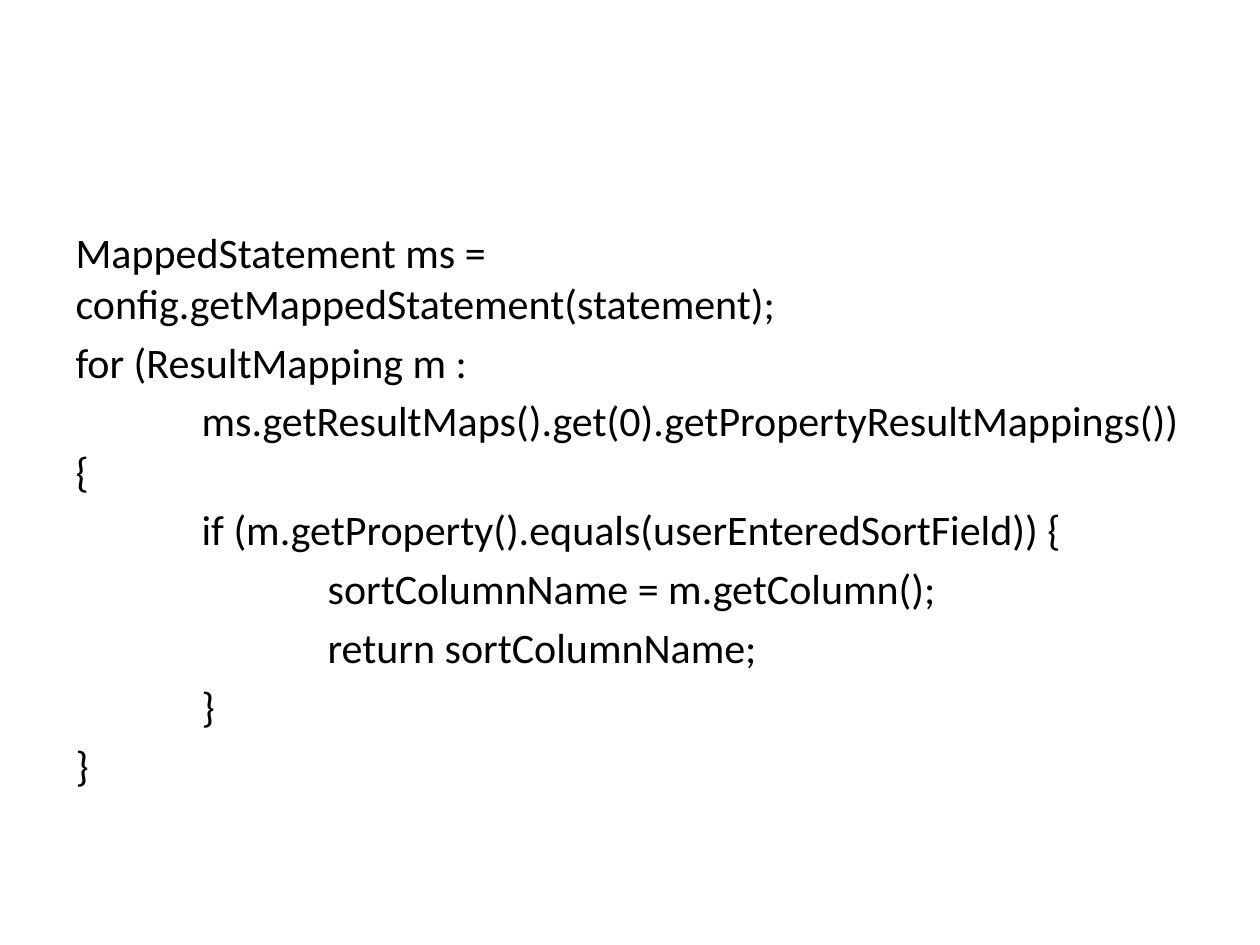
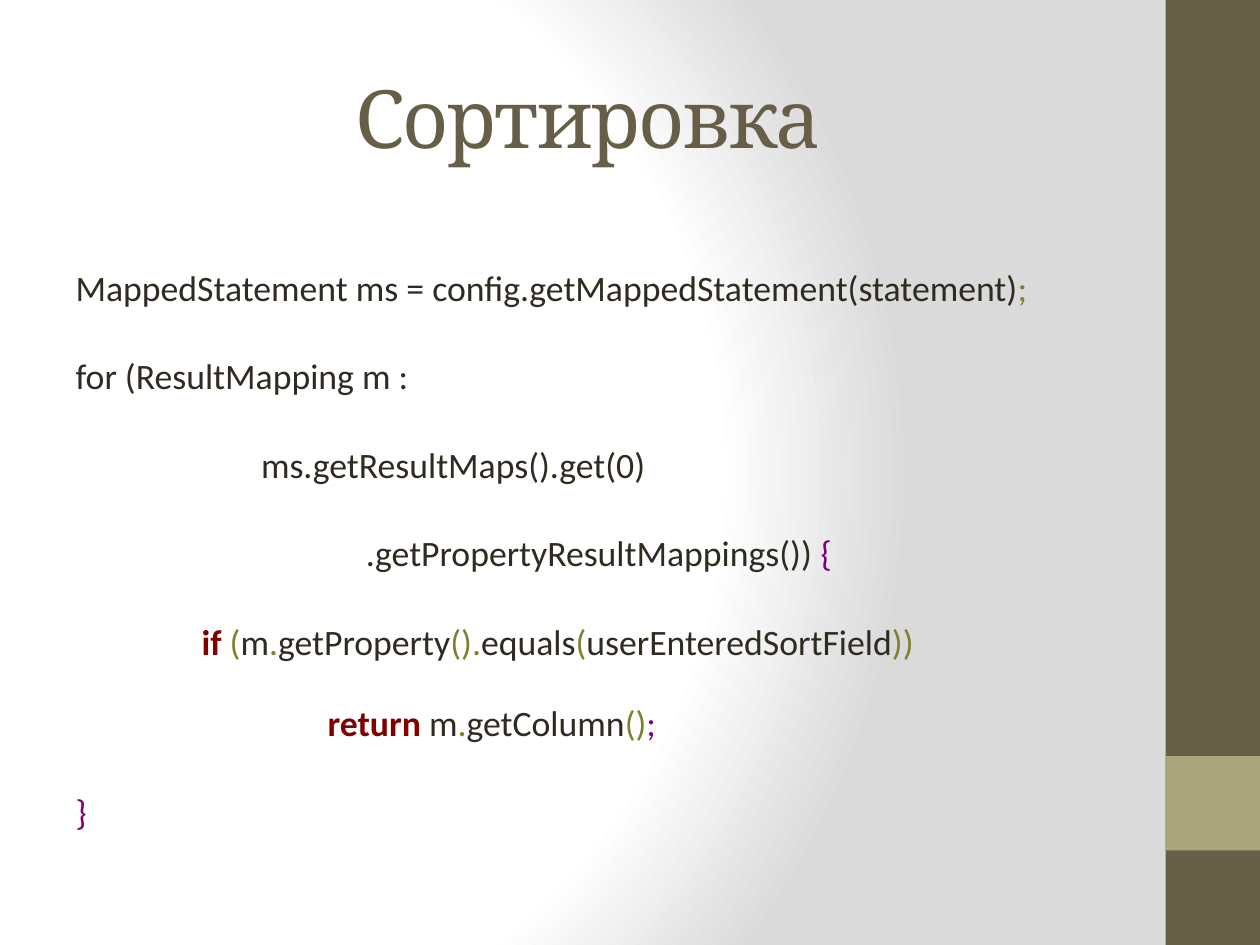
Before and after one commit to vitali-kviatkouski/personal, a slide deck: slide 22 of MyBatis.pptx (slide 21 before the commit). Drawn at 1260x945 pixels with LibreOffice and Linux fonts; fonts in the diff are those of the drawing. Boxes give left, top, right and bottom in pixels: in the first picture for what was removed or moved away, otherwise in the second. Text is boxed around its words. In the diff, an @@ line names an element or a change of style, - is before the commit and + after.

```diff
--- a/MyBatis.pptx
+++ b/MyBatis.pptx
@@ background #FFFFFF to gradient #FFFFFF to #DADADA @@
@@ rectangle added at [1166,0,1260,945], fill #675E47 @@
@@ title added at [355,89,821,168], 46 pt, text #675E47 @@
+Сортировка
@@ text at [76,275,1027,742]: paragraph removed @@
-}
@@ text at [76,275,1027,395]: size 24 to 20.4 pt in "MappedStatement ms = config.getMappedStatement(statement);", "for (ResultMapping m :", "}"; text colour #000000 to #2F2B20 in "MappedStatement ms = config.getMappedStatement(statement);", "for (ResultMapping m :"; text colour #000000 to #808030 in "config.getMappedStatement(statement);"; text colour #000000 to #800080 in "}"; line spacing 1 to 1.9 @@
@@ text at [202,452,914,742]: text changed; size 24 to 20.4 pt; text colour #000000 to #2F2B20 @@
-ms.getResultMaps().get(0).getPropertyResultMappings()) {
-if (m.getProperty().equals(userEnteredSortField)) {
-sortColumnName = m.getColumn();
-return sortColumnName;
+ms.getResultMaps().get(0)
+.getPropertyResultMappings()) {
+if (m.getProperty().equals(userEnteredSortField)) return m.getColumn();
@@ rectangle added at [1166,756,1260,850], fill #A9A57C @@
```
Also in this commit, not shown: 21 other slides changed, 4 slides added, 1 slide removed.
